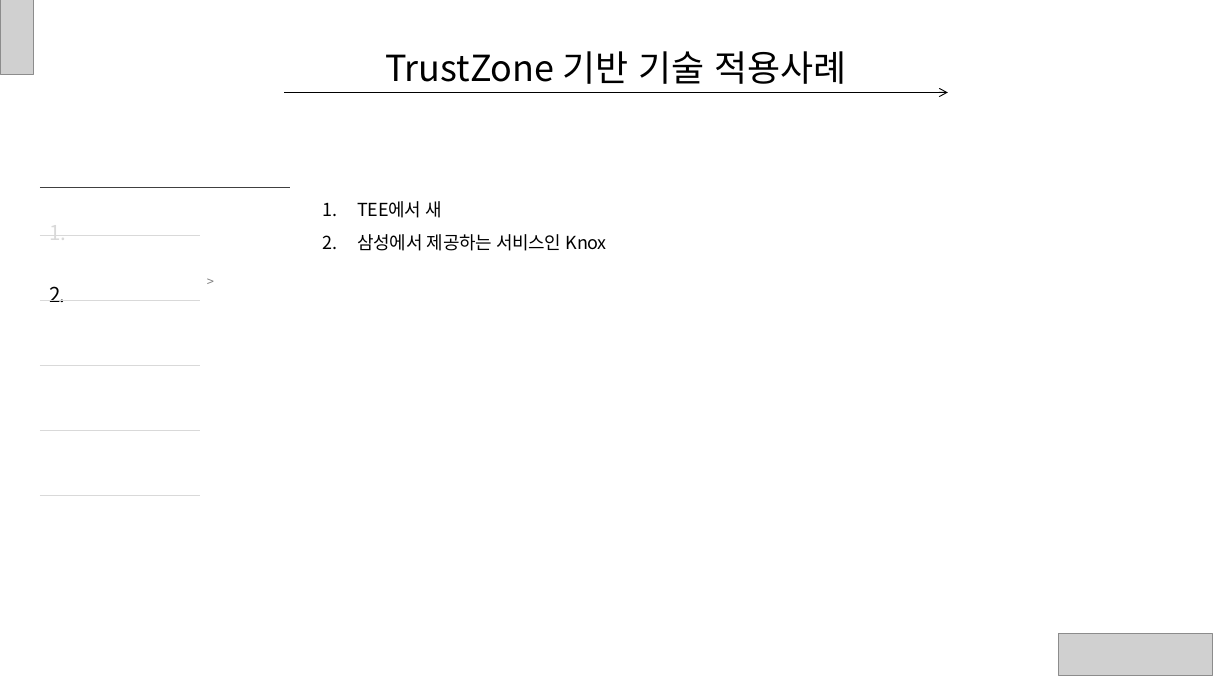
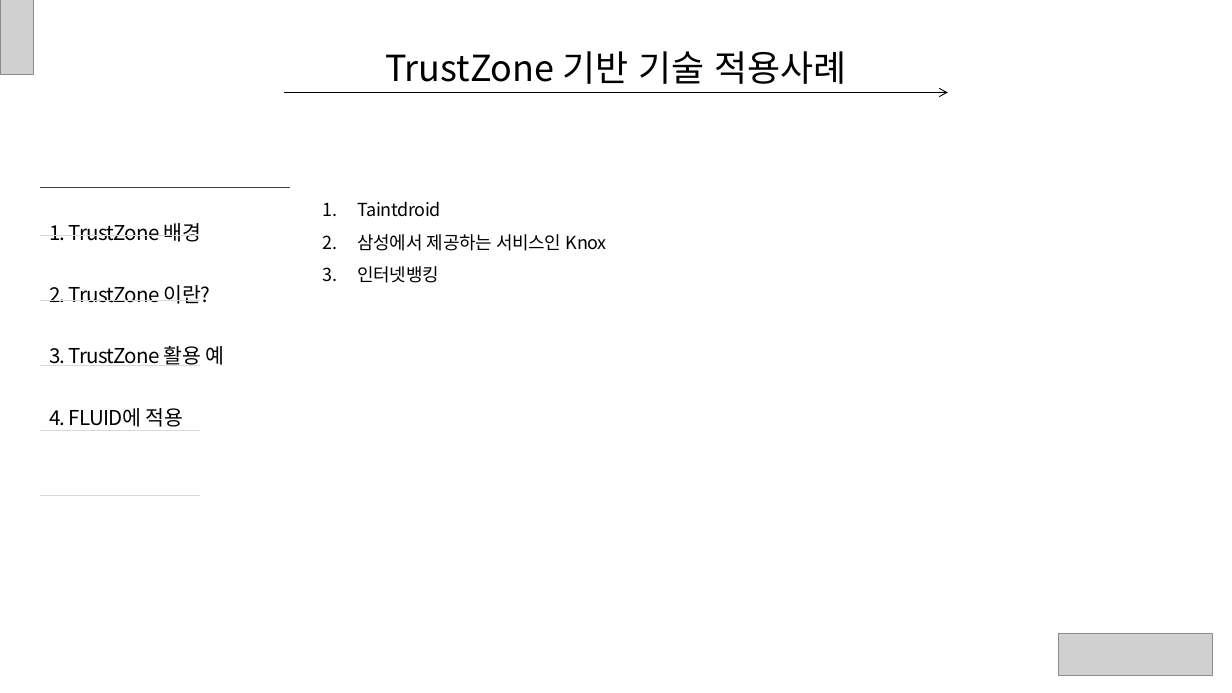
Before and after one commit to ryusangwon/Arm-Trustzone, a slide deck: slide 14 of Trustzone.pptx (slide 8 before the commit). Drawn at 1232x693 pixels with LibreOffice and Linux fonts; fonts in the diff are those of the drawing; grey boxes stand for pictures. Boxes give left, top, right and bottom in pixels: in the first picture for what was removed or moved away, otherwise in the second. Text is boxed around its words. In the diff, an @@ line names an element or a change of style, - is before the commit and + after.

```diff
--- a/Trustzone.pptx
+++ b/Trustzone.pptx
@@ text at [357, 201, 440, 217]: text changed @@
-1. TEE에서 새
+1. Taintdroid
@@ text at [49, 223, 224, 427]: text changed @@
-2.
+1. TrustZone 배경
+2. TrustZone 이란?
+3. TrustZone 활용 예
+4. FLUID에 적용
@@ text removed at [198, 262, 358, 394] @@
->
@@ text at [357, 266, 438, 283]: paragraph added @@
+3. 인터넷뱅킹
```
Also in this commit, not shown: 7 other slides changed, 6 slides added.
